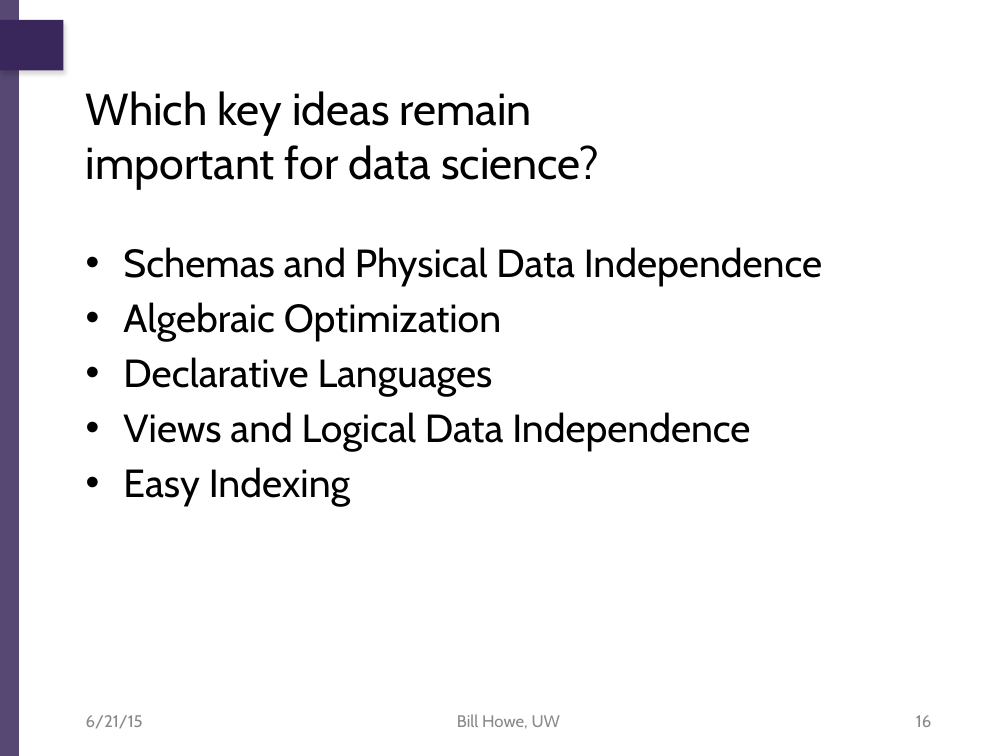
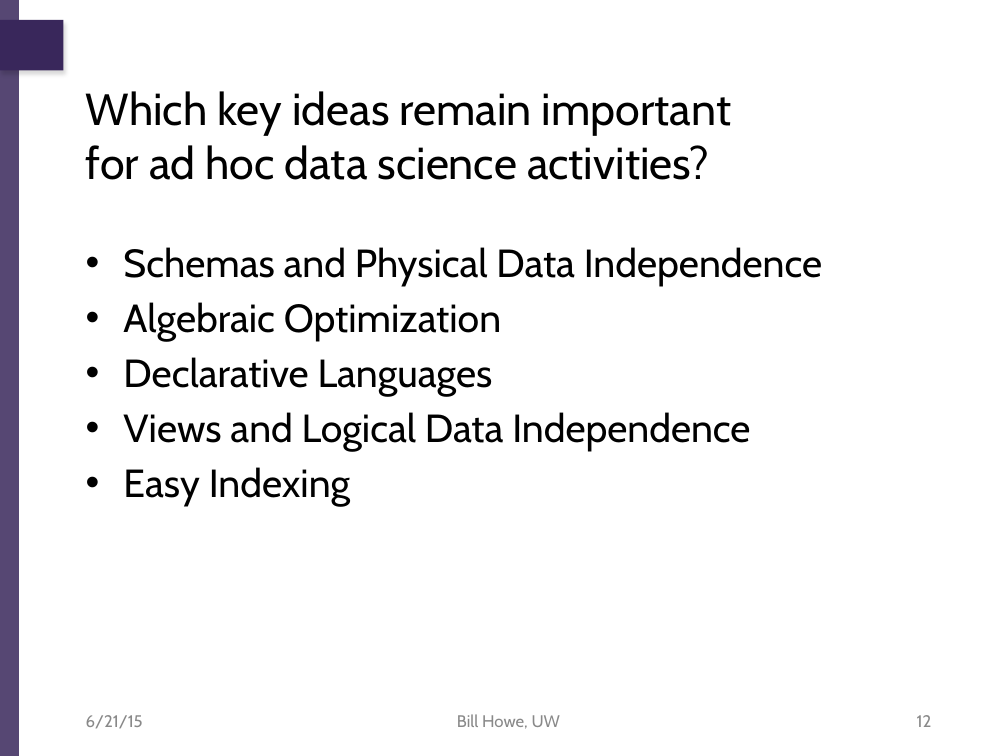
Before and after one commit to billhowe/datasci_course_materials, a slide deck: slide 12 of day1_data_management/part1_relational/03_relational_data_science.pptx (slide 16 before the commit). Drawn at 1008x756 pixels with LibreOffice and Linux fonts; fonts in the diff are those of the drawing; background and template pictures are left out. Boxes give left, top, right and bottom in pixels: in the first picture for what was removed or moved away, otherwise in the second. Text is boxed around its words. In the diff, an @@ line names an element or a change of style, - is before the commit and + after.

```diff
--- a/day1_data_management/part1_relational/03_relational_data_science.pptx
+++ b/day1_data_management/part1_relational/03_relational_data_science.pptx
@@ title at <box>86,91,731,180</box>: text changed @@
-Which key ideas remain important for data science?
+Which key ideas remain important for ad hoc data science activities?
@@ page number at <box>917,715,932,727</box>: text changed @@
-16
+12
```
Also in this commit, not shown: 16 other slides changed, 6 slides added, 5 slides removed, 39 other files.
